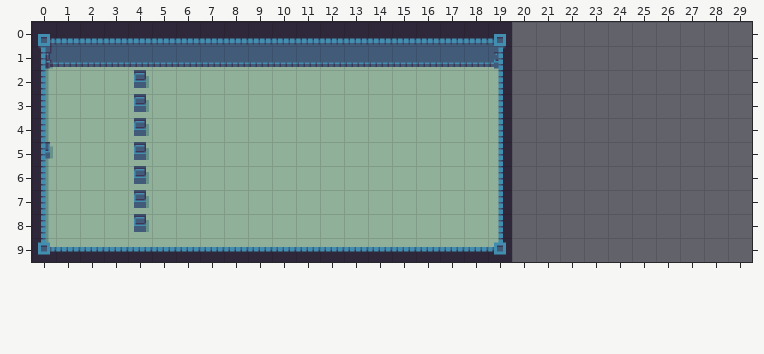
One commit to this Tiled map: map/room3/room3.tmx. That is the earlier state.
Cells are 32x32 px. Shown: x 0..29, y 0..9.
The result:
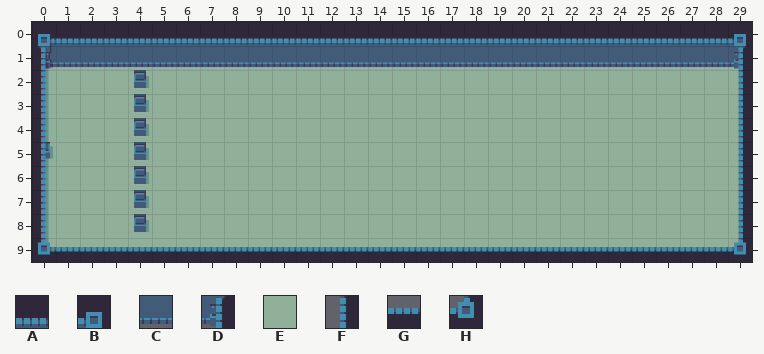
Key: from "dungeon_sheet": A 6, B 7, C 30, D 31, E 54, F 55, G 78, H 79.
_ is an empty cell.
Change:
Layer "floors":
y 1..9: x 20..29 __________ -> EEEEEEEEEE
Layer "walls":
y 0: x 19..29 B__________ -> AAAAAAAAAAB
y 1: x 19..29 D__________ -> CCCCCCCCCCD
y 2..8: x 19 F -> _; x 29 _ -> F
y 9: x 19..29 H__________ -> GGGGGGGGGGH
Changed places in both pictures, as pixel boxes (x1, y1, x2, y2):
changed: (494, 22, 752, 262)
